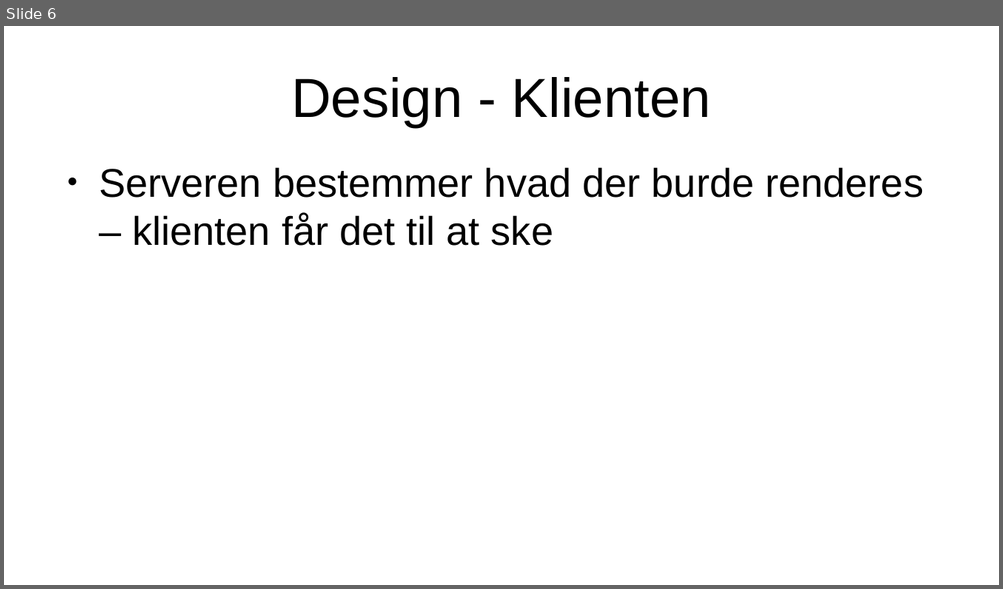
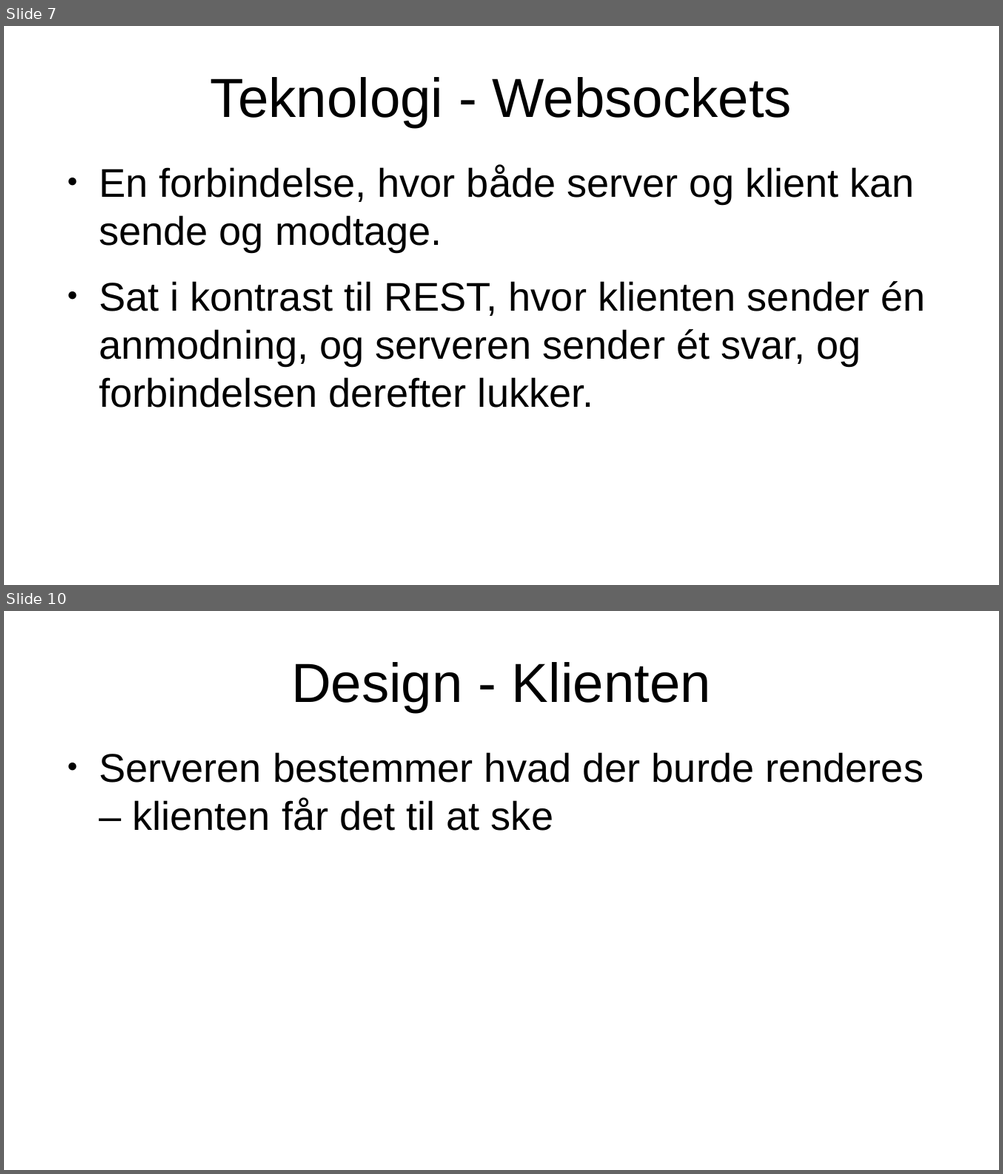
Before and after one commit to camper0008/school-example-projects, a slide deck: flutter-deno-websockets/presentation/presentation.odp. Shown one above the other, each under a label of ours: slide 6 before the commit, slides 7 and 10 after it; the slides between them are not shown. The pictures are 1003x589 and 1003x1174 pixels, drawn with LibreOffice and Linux fonts; fonts in the diff are those of the drawing. Boxes give left, top, right and bottom in pixels: in the first picture for what was removed or moved away, otherwise in the second. Text is boxed around its words. In the diff, an @@ line names an element or a change of style, - is before the commit and + after.

```diff
--- a/flutter-deno-websockets/presentation/presentation.odp
+++ b/flutter-deno-websockets/presentation/presentation.odp
@@ slide 7 added at (4, 26, 999, 585), background #FFFFFF @@
@@ title added at (210, 77, 791, 127), 44 pt, text #000000 @@
+Teknologi - Websockets
@@ text added at (99, 165, 925, 408), 32 pt, text #000000 @@
+● En forbindelse, hvor både server og klient kan sende og modtage.
+● Sat i kontrast til REST, hvor klienten sender én anmodning, og serveren sender ét svar, og forbindelsen derefter lukker.
@@ what was slide 6 is now slide 10 @@
```
Also in this commit, not shown: 6 slides changed, 8 other slides added, 1 slide removed.
